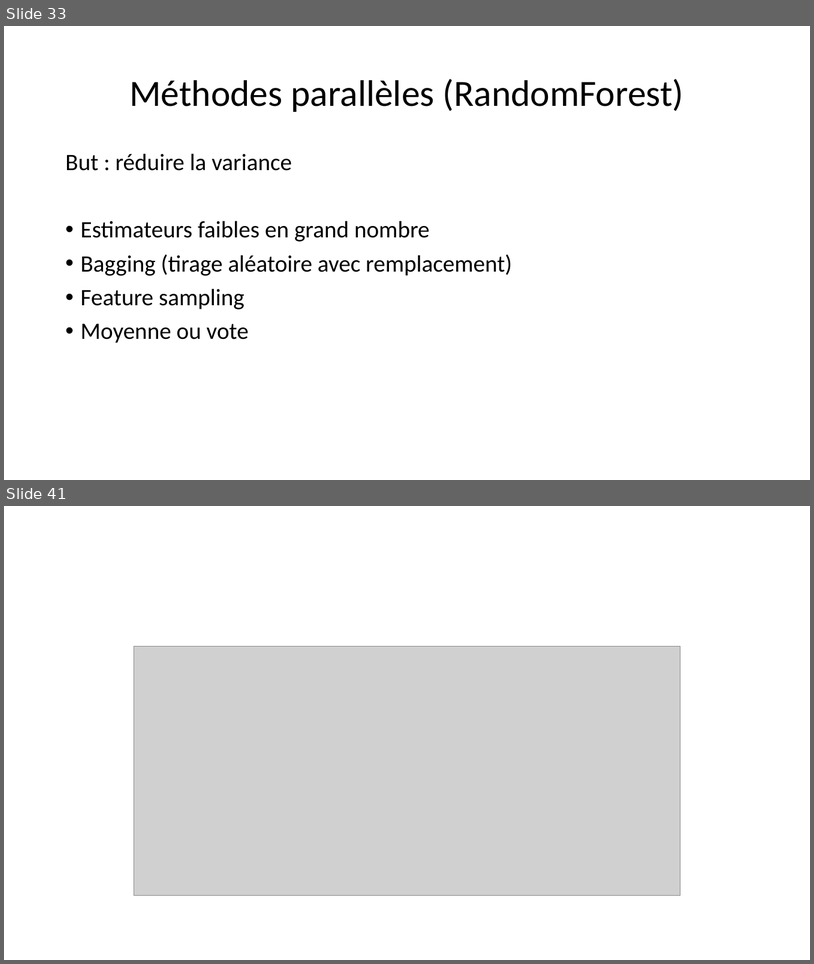
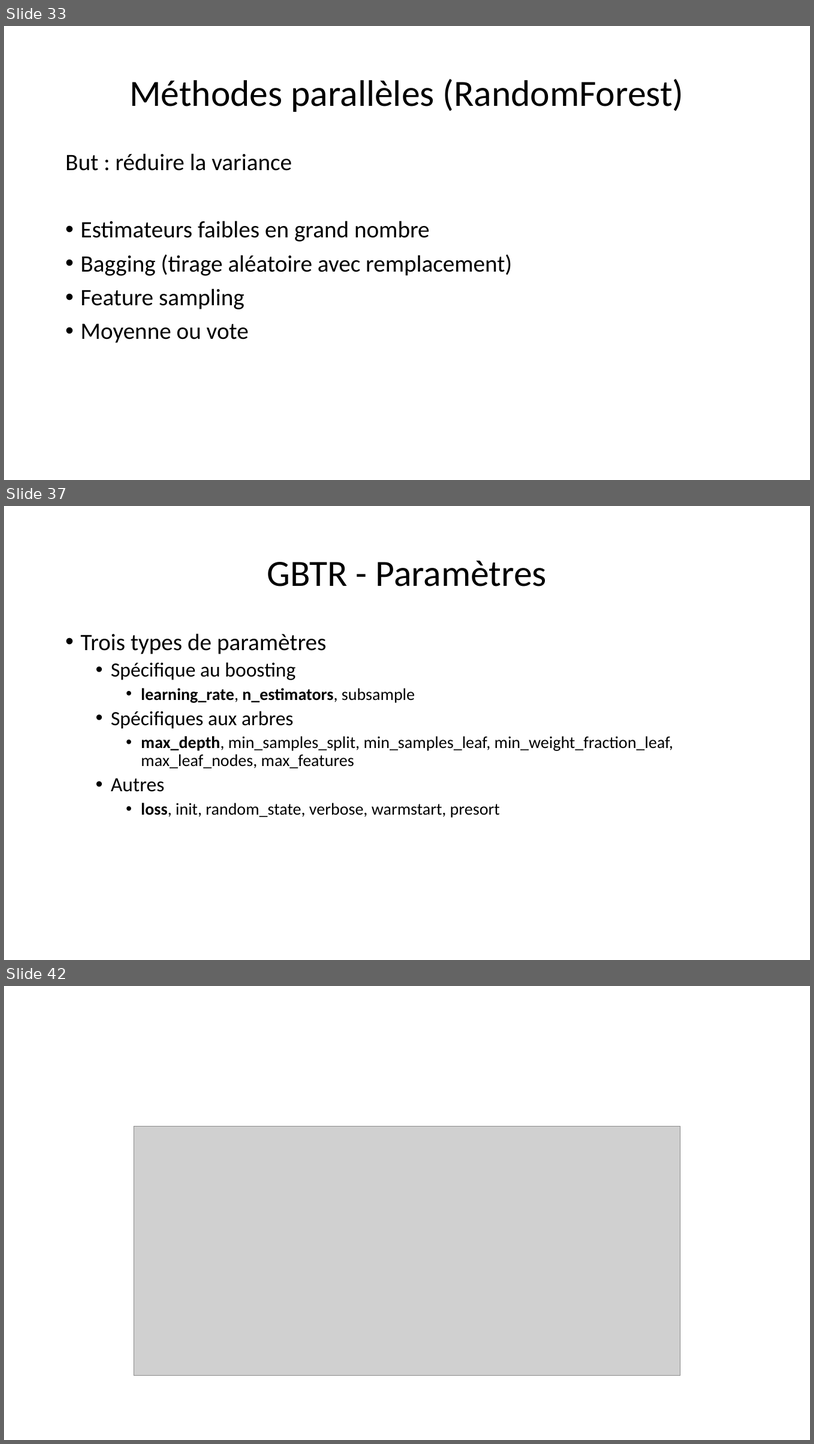
Before and after one commit to morganscao/Projet5, a slide deck: Rapport/P5 - Segmentez les comportements de clients.pptx. Shown one above the other, each under a label of ours: slides 33 and 41 before the commit, slides 33, 37 and 42 after it; the slides between them are not shown. The pictures are 814x964 and 814x1444 pixels, drawn with LibreOffice and Linux fonts; fonts in the diff are those of the drawing; grey boxes stand for pictures. Boxes give left, top, right and bottom in pixels: in the first picture for what was removed or moved away, otherwise in the second. Text is boxed around its words. In the diff, an @@ line names an element or a change of style, - is before the commit and + after.

```diff
--- a/Rapport/P5 - Segmentez les comportements de clients.pptx
+++ b/Rapport/P5 - Segmentez les comportements de clients.pptx
@@ slide 37 added at [4,506,810,960], background #FFFFFF @@
@@ title added at [267,561,547,586], 44 pt, text #000000 @@
+GBTR - Paramètres
@@ text added at [81,633,674,817], 20 pt, text #000000 @@
+• Trois types de paramètres
+  • Spécifique au boosting
+    • learning_rate, n_estimators, subsample
+  • Spécifiques aux arbres
+    • max_depth, min_samples_split, min_samples_leaf, min_weight_fraction_leaf, max_leaf_nodes, max_features
+  • Autres
+    • loss, init, random_state, verbose, warmstart, presort
@@ what was slide 41 is now slide 42 @@
```
Also in this commit, not shown: 8 slides changed, 1 other file.
